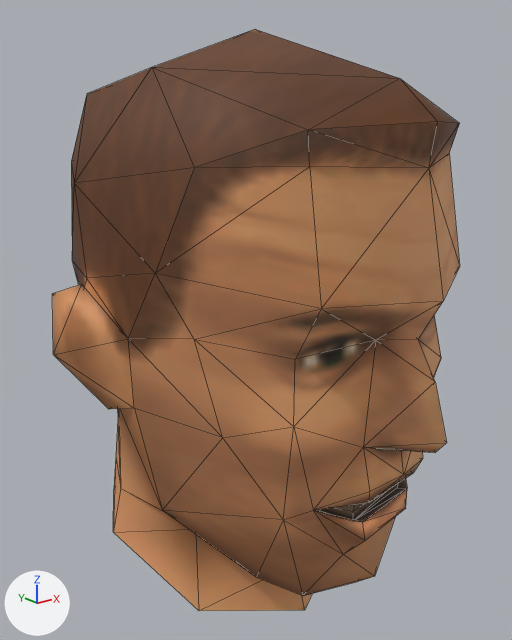
One commit to the OBJ model JanusVR/models/CutterHead2.obj: the scene before it, then after it.
One viewpoint serves both versions: a 50 mm lens placed at (-4.44, -7.75, 43.19), pointed at (0.65, -1.38, 40.65). Arrows for +X, +Y and +Z are at lower left; the lights stay in place. Mesh edges are drawn as thin lines. Where no turn or scale is listed for an object, it has been applied to the vertices.

Objects in the first picture: 'Regroup37'.
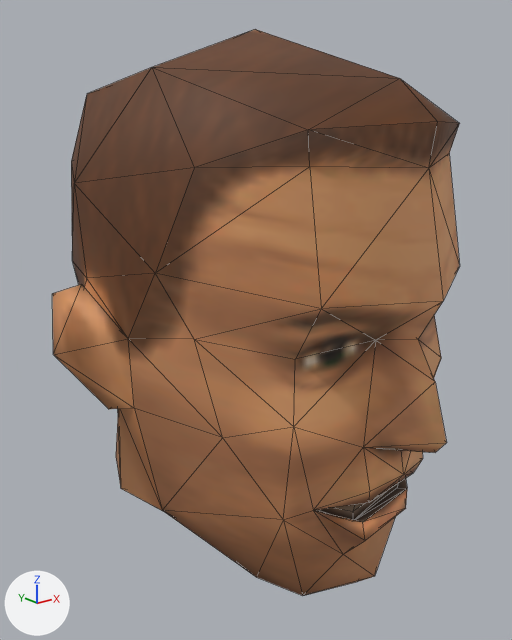
Boxes [x1, y1, x2, y2] around the edits, measured in the pictures (512 x 640 px):
'Regroup37', reshaped: before [52, 29, 460, 611]; after [52, 29, 460, 596]
part 1 of me_regroup37, cut back (brown): before [113, 461, 312, 611]

The change in detail:
me_regroup37 is used by ob_regroup37; location (0.0, 0.0, 0.0).
me_regroup37 had 121 vertices, 228 faces and spanned x -1.59..2.69, y -3.96..1.22, z 37.05..43.9.
me_regroup37 now has 115 vertices, 222 faces and spans x -1.59..2.69, y -3.96..1.22, z 37.63..43.9.
Part 1, on me_regroup37:
7 vertices are removed from x -1.09..2.25, y -2.32..0.66, z 37.05..38.1.
14 faces are deleted.
1 vertex is added at (0.6, -0.88, 37.73).
4 new faces join them, mat_3cu_hl (picture img_3cu_hl_png).
4 new faces join them, mat_3cu_hr (picture img_3cu_hr_png).
